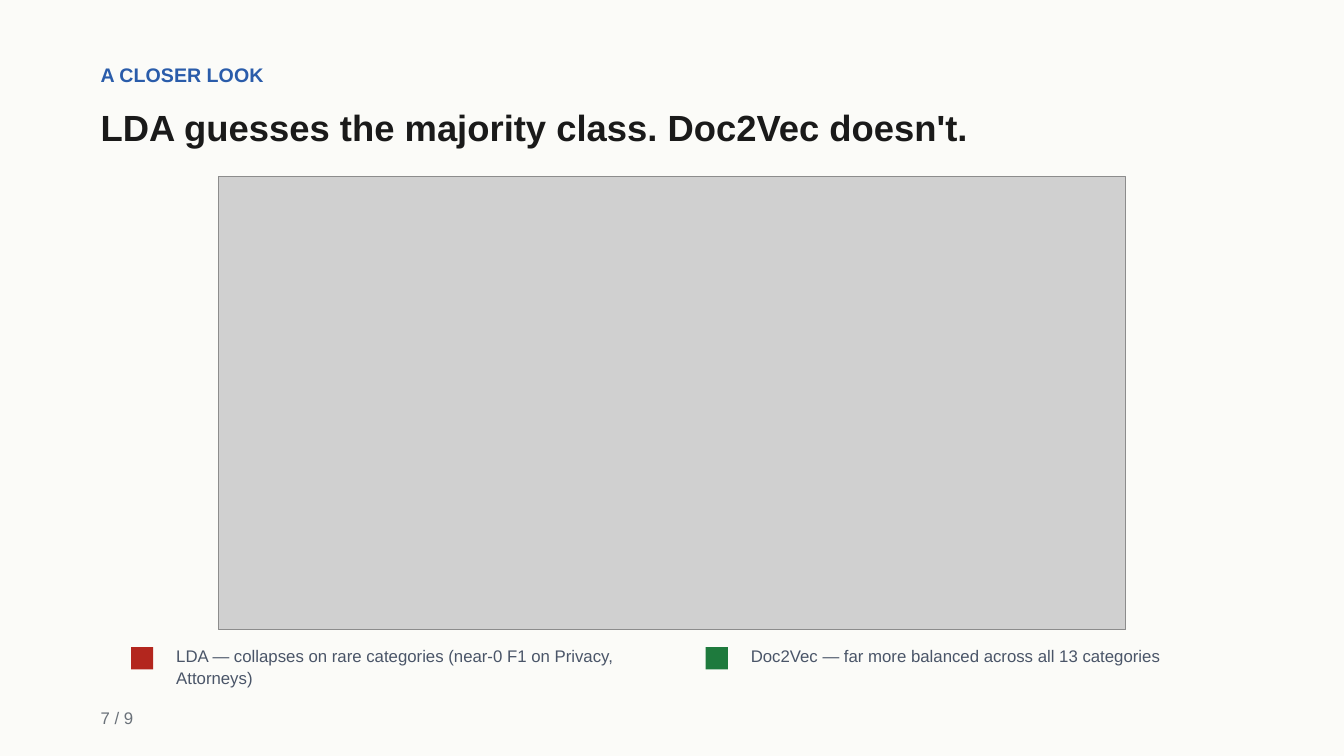
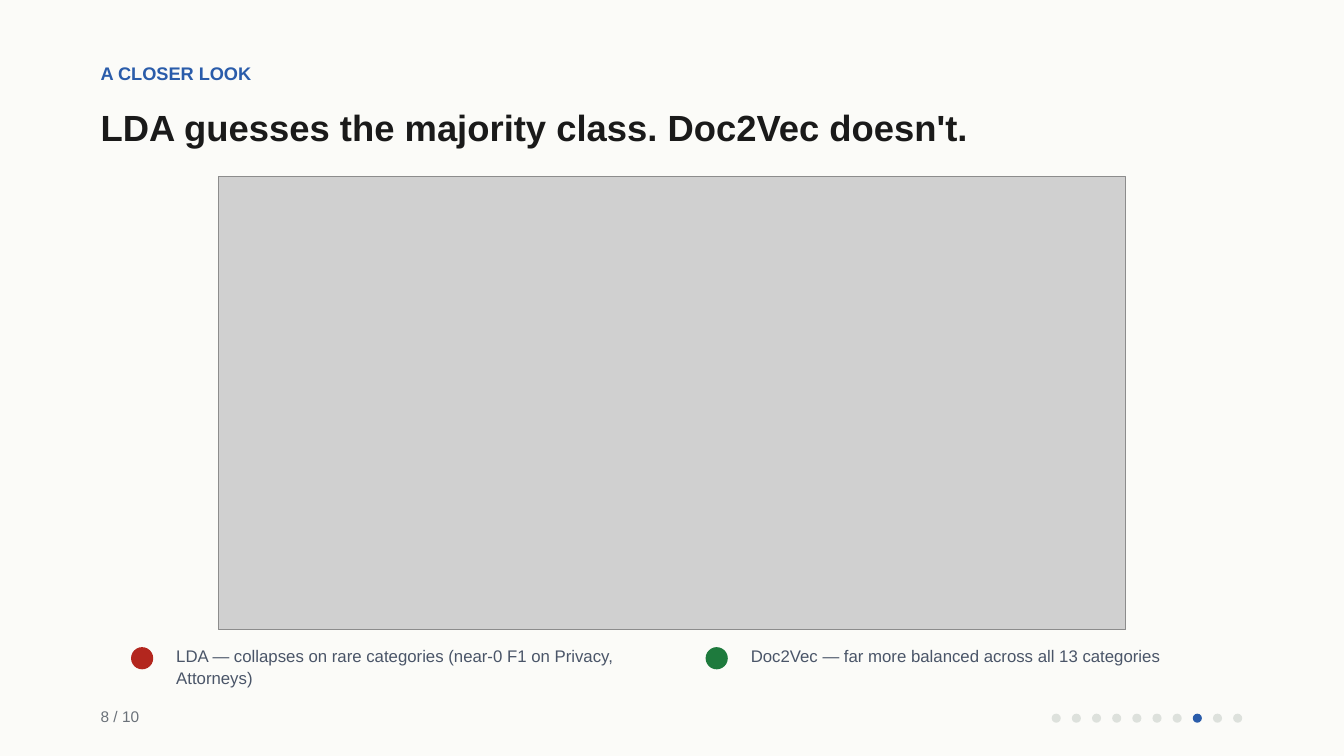
Before and after one commit to amogh-herle/ML-MINI-PROJECT, a slide deck: slide 9 of report/slides.pptx (slide 8 before the commit). Drawn at 1344x756 pixels with LibreOffice and Linux fonts; fonts in the diff are those of the drawing; grey boxes stand for pictures. Boxes give left, top, right and bottom in pixels: in the first picture for what was removed or moved away, otherwise in the second. Text is boxed around its words. In the diff, an @@ line names an element or a change of style, - is before the commit and + after.

Commit message:
Redesign slide deck: rounded cards, page-dot nav, new Phase 4 slide
Design overhaul (10 content slides -> 10, now 11 total w/ new Phase 4):
- Cards switched from flat rectangles to rounded rectangles with a left
  accent pill instead of a top strip -- softer, more modern look
- Replaced plain 'N / 9' footer text with a page-dot progress indicator
  (small dot row, current page filled in accent color) on every slide
- Centralized layout constants (MARGIN, TITLE_TOP, EYEBROW_TOP) so every
  slide's title/eyebrow sits at the exact same position -- was drifting
  slide to slide before

New content (from the merged Phase 4 PR):
- results/figures/phase4_tuning_gains.png: grouped bar, before/after
  macro-F1 for the 5 biggest Phase 4 gains
- new slide 'Phase 4 -- Deeper Tuning': table + chart, headlined by
  Gaussian NB's var_smoothing fix (macro-F1 0.137 -> 0.294 on LDA/issue_area,
  more than doubled)
- Conclusions updated with a Phase 4 bullet, BERT limitation restored
  (was dropped by mistake in the previous version)

Caught and fixed during review: text overflow behind the Phase 4 table,
duplicate/ambiguous row labels (two different tasks both showing as
'GaussianNB / lda'), and a footer/GitHub-link text collision on the last
slide -- all verified fixed via rendered PDF before committing.

```diff
--- a/report/slides.pptx
+++ b/report/slides.pptx
@@ text "A CLOSER LOOK" at (x1=101, y1=67, x2=251, y2=80): size 14 to 13 pt @@
@@ rounded rectangle at (x1=131, y1=647, x2=153, y2=669): rectangle to rounded rectangle @@
@@ rounded rectangle at (x1=706, y1=647, x2=728, y2=669): rectangle to rounded rectangle @@
@@ text at (x1=101, y1=711, x2=139, y2=722): text changed; size 12 to 11 pt @@
-7 / 9
+8 / 10
@@ ellipse added at (x1=1052, y1=714, x2=1061, y2=723), fill #DDE1DC @@
@@ ellipse added at (x1=1072, y1=714, x2=1081, y2=723), fill #DDE1DC @@
@@ ellipse added at (x1=1092, y1=714, x2=1101, y2=723), fill #DDE1DC @@
@@ ellipse added at (x1=1112, y1=714, x2=1121, y2=723), fill #DDE1DC @@
@@ ellipse added at (x1=1132, y1=714, x2=1141, y2=723), fill #DDE1DC @@
@@ ellipse added at (x1=1152, y1=714, x2=1162, y2=723), fill #DDE1DC @@
@@ ellipse added at (x1=1173, y1=714, x2=1182, y2=723), fill #DDE1DC @@
@@ ellipse added at (x1=1193, y1=714, x2=1202, y2=723), fill #2A5CAA @@
@@ ellipse added at (x1=1213, y1=714, x2=1222, y2=723), fill #DDE1DC @@
@@ ellipse added at (x1=1233, y1=714, x2=1242, y2=723), fill #DDE1DC @@
```
Also in this commit, not shown: 9 other slides changed, 1 slide added, 3 other files.
